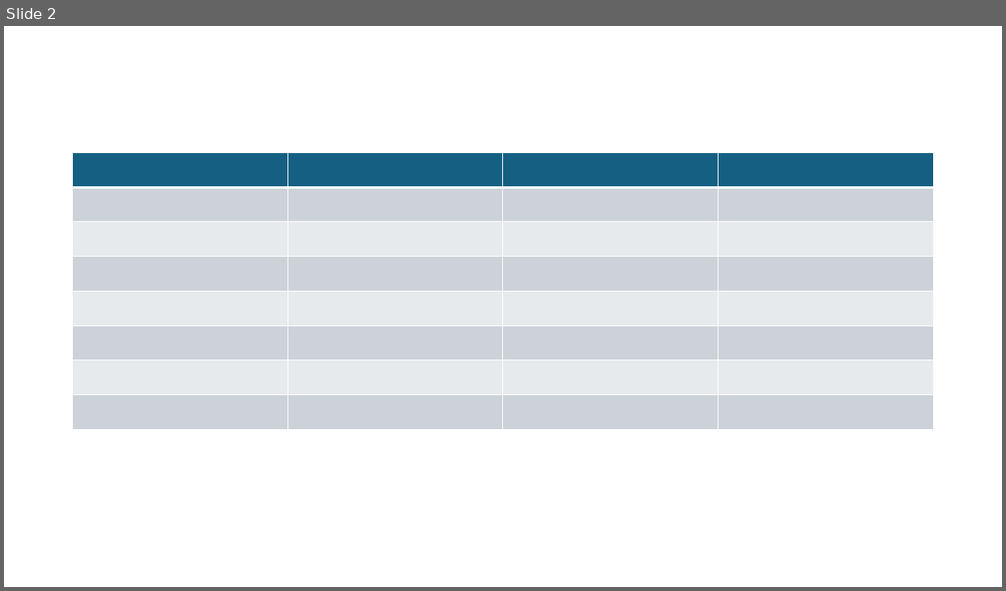
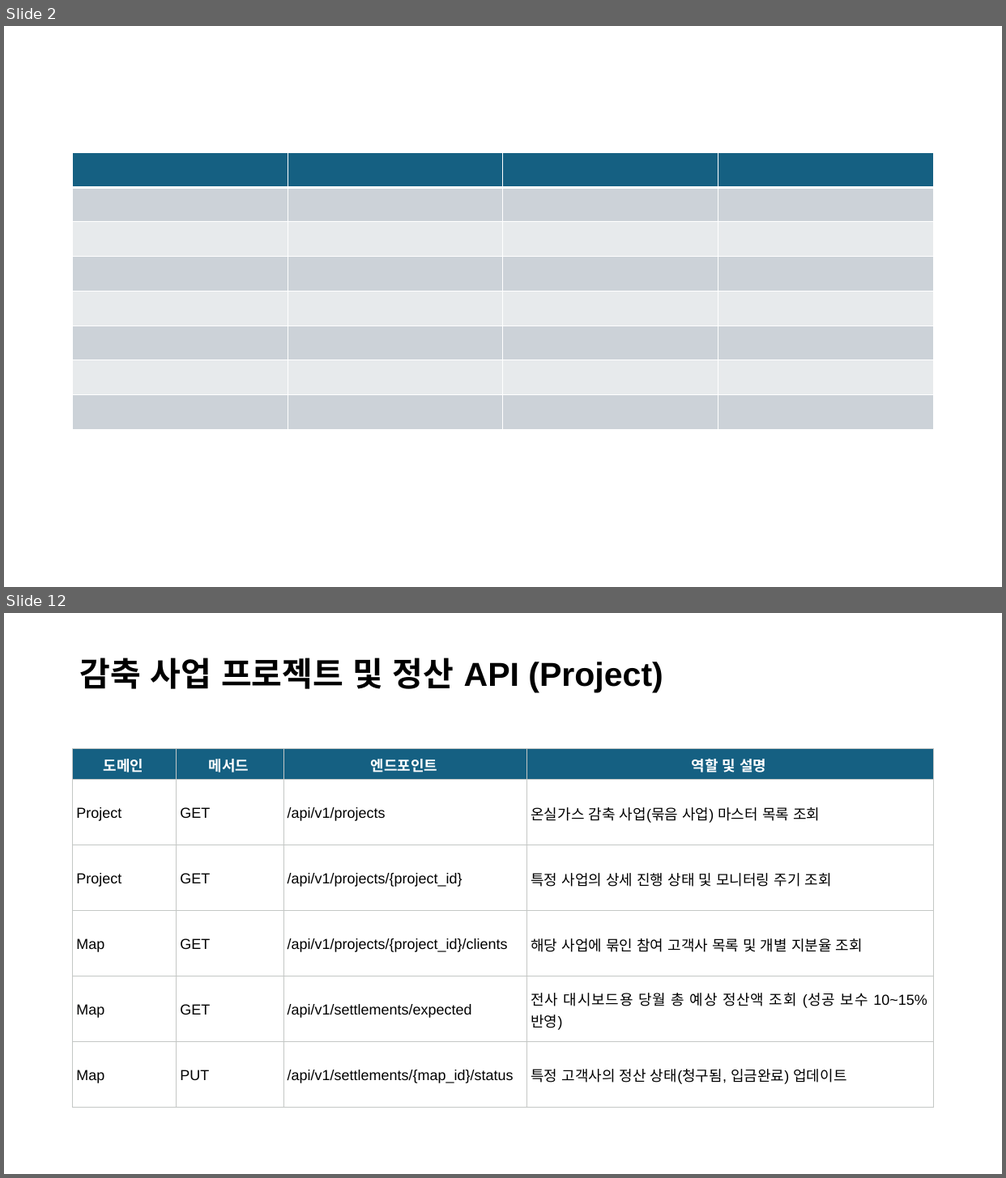
Before and after one commit to esketch-ai/hooxi-cms, a slide deck: Docs/Hooxi-CMS.pptx. Shown one above the other, each under a label of ours: slide 2 before the commit, slides 2 and 12 after it; the slides between them are not shown. The pictures are 1006x591 and 1006x1178 pixels, drawn with LibreOffice and Linux fonts; fonts in the diff are those of the drawing. Boxes give left, top, right and bottom in pixels: in the first picture for what was removed or moved away, otherwise in the second. Text is boxed around its words. In the diff, an @@ line names an element or a change of style, - is before the commit and + after.

```diff
--- a/Docs/Hooxi-CMS.pptx
+++ b/Docs/Hooxi-CMS.pptx
@@ slide 12 added at [4,613,1002,1174], background #FFFFFF @@
@@ title added at [80,658,663,692], 32 pt, text #000000, bold @@
+감축 사업 프로젝트 및 정산 API (Project)
@@ table added at [73,748,935,1105], 6 rows, 4 columns @@
+도메인 | 메서드 | 엔드포인트 | 역할 및 설명
+Project | GET | /api/v1/projects | 온실가스 감축 사업(묶음 사업) 마스터 목록 조회
+Project | GET | /api/v1/projects/{project_id} | 특정 사업의 상세 진행 상태 및 모니터링 주기 조회
+Map | GET | /api/v1/projects/{project_id}/clients | 해당 사업에 묶인 참여 고객사 목록 및 개별 지분율 조회
+Map | GET | /api/v1/settlements/expected | 전사 대시보드용 당월 총 예상 정산액 조회 (성공 보수 10~15% 반영)
+Map | PUT | /api/v1/settlements/{map_id}/status | 특정 고객사의 정산 상태(청구됨, 입금완료) 업데이트
```
Also in this commit, not shown: 5 slides changed, 28 other slides added, 15 other files.
